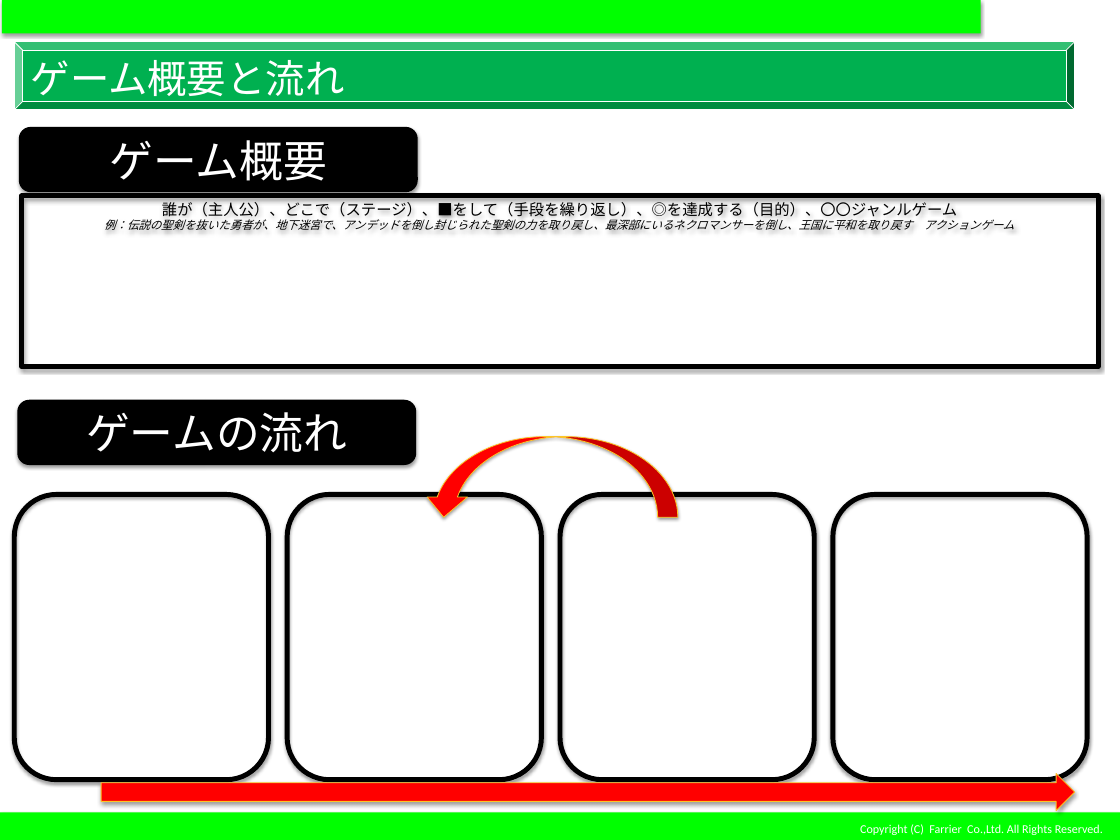
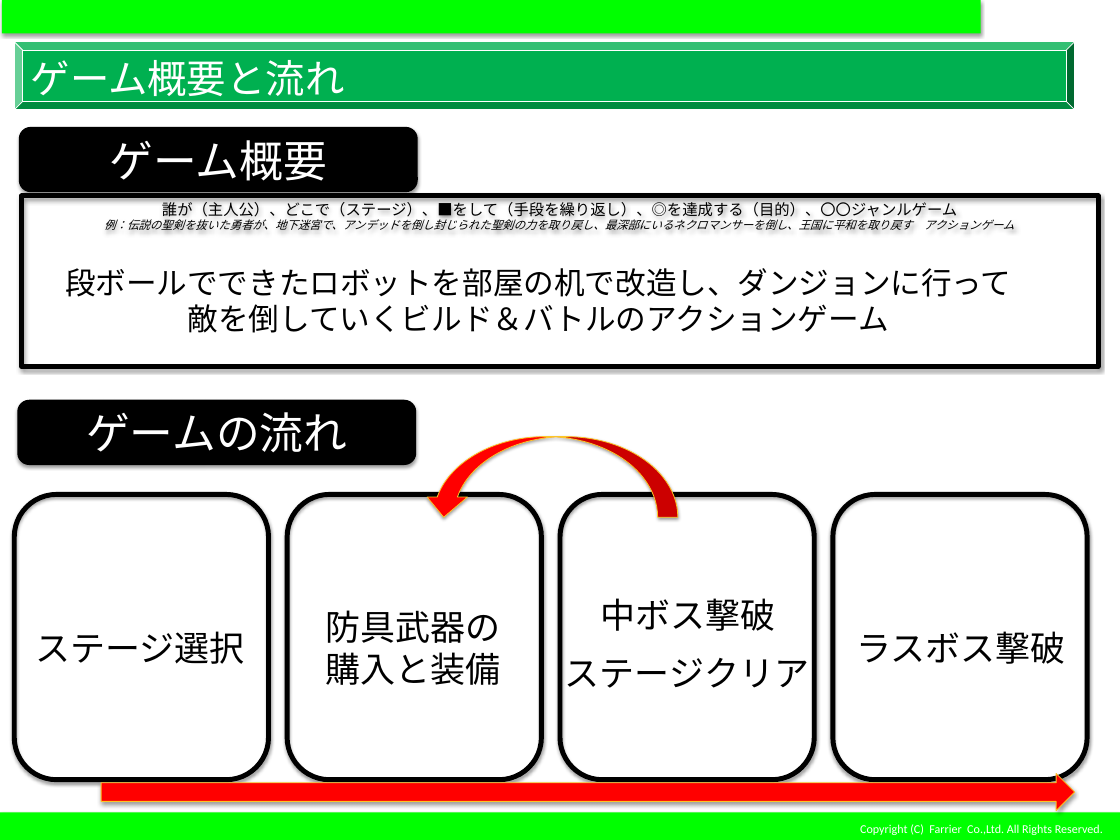
Before and after one commit to kataoka1002/KSM3, a slide deck: slide 10 of つくろう企画書230204.pptx. Drawn at 1120x840 pixels with LibreOffice and Linux fonts; fonts in the diff are those of the drawing; background and template pictures are left out. Boxes give left, top, right and bottom in pixels: in the first picture for what was removed or moved away, otherwise in the second. Text is boxed around its words. In the diff, an @@ line names an element or a change of style, - is before the commit and + after.

```diff
--- a/つくろう企画書230204.pptx
+++ b/つくろう企画書230204.pptx
@@ text added at <box>65,268,1012,333</box>, 28 pt, text #000000 @@
+段ボールでできたロボットを部屋の机で改造し、ダンジョンに行って
+敵を倒していくビルド＆バトルのアクションゲーム
@@ text added at <box>600,598,775,631</box>, 32 pt, text #000000 @@
+中ボス撃破
@@ text added at <box>326,610,501,685</box>, 32 pt, text #000000 @@
+防具武器の
+購入と装備
@@ text added at <box>35,631,244,664</box>, 32 pt, text #000000 @@
+ステージ選択
@@ text added at <box>565,658,809,688</box>, 32 pt, text #000000 @@
+ステージクリア
@@ text added at <box>856,631,1065,664</box>, 32 pt, text #000000 @@
+ラスボス撃破
```
Also in this commit, not shown: 2 other slides changed.
